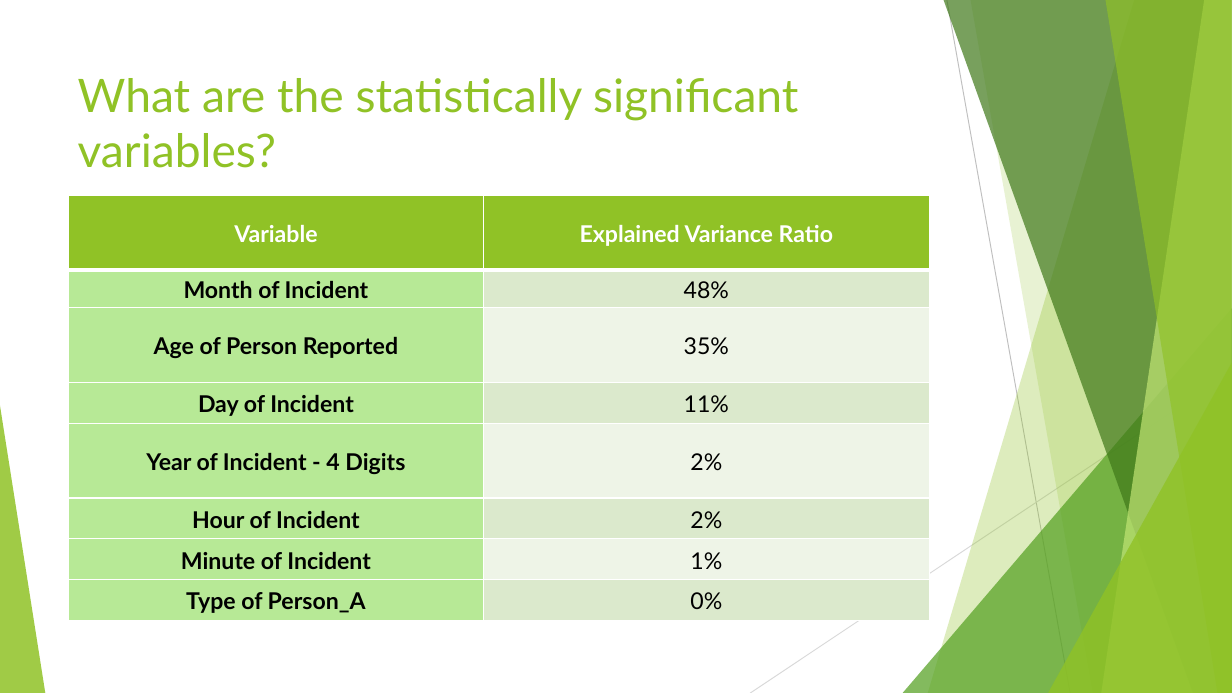
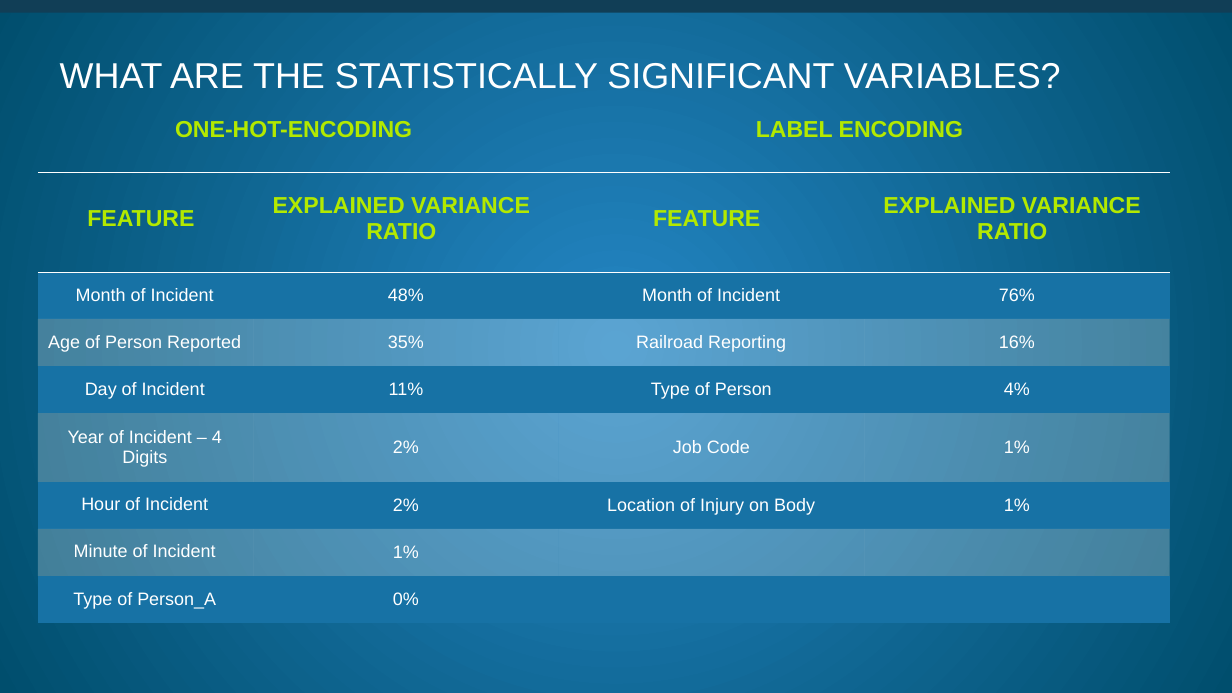
Before and after one commit to littlesiagoy/Springboard-Capstone-2, a slide deck: slide 11 of Capstone 2 Slidedeck.pptx (slide 9 before the commit). Drawn at 1232x693 pixels with LibreOffice and Linux fonts; fonts in the diff are those of the drawing. Boxes give left, top, right and bottom in pixels: in the first picture for what was removed or moved away, otherwise in the second. Text is boxed around its words. In the diff, an @@ line names an element or a change of style, - is before the commit and + after.

Commit message:
Fully incorporated LabelEncoding & Updated Slides and Report with results

```diff
--- a/Capstone 2 Slidedeck.pptx
+++ b/Capstone 2 Slidedeck.pptx
@@ background #FFFFFF to gradient #2486C4 to #004E6D @@
@@ rectangle added at (0,0,1232,4), fill #B3E900 @@
@@ rectangle added at (0,0,1232,13), fill #113E56 @@
@@ title at (60,63,1061,89): text changed; size 36 to 28 pt; font Lato to Arial; text colour #90C226 to #FFFFFF @@
-What are the statistically significant variables?
+WHAT ARE THE STATISTICALLY SIGNIFICANT VARIABLES?
@@ table at (38,93,1171,623) @@
-Variable | Explained Variance Ratio
-Month of Incident | 48%
-Age of Person Reported | 35%
-Day of Incident | 11%
-Year of Incident - 4 Digits | 2%
-Hour of Incident | 2%
-Minute of Incident | 1%
-Type of Person_A | 0%
+ONE-HOT-ENCODING |  | LABEL ENCODING | 
+FEATURE | EXPLAINED VARIANCE RATIO | FEATURE | EXPLAINED VARIANCE RATIO
+Month of Incident | 48% | Month of Incident | 76%
+Age of Person Reported | 35% | Railroad Reporting | 16%
+Day of Incident | 11% | Type of Person | 4%
+Year of Incident – 4 Digits | 2% | Job Code | 1%
+Hour of Incident | 2% | Location of Injury on Body | 1%
+Minute of Incident | 1% |  | 
+Type of Person_A | 0% |  | 
@@ table: place and size @@
-table at (68,195,929,620)
+table at (38,93,1171,623)
@@ group removed at (0,0,1232,693): 5 freeform shapes, 3 triangles, 2 lines @@
```
Also in this commit, not shown: 8 other slides changed, 6 slides added, 4 slides removed, 9 other files.
